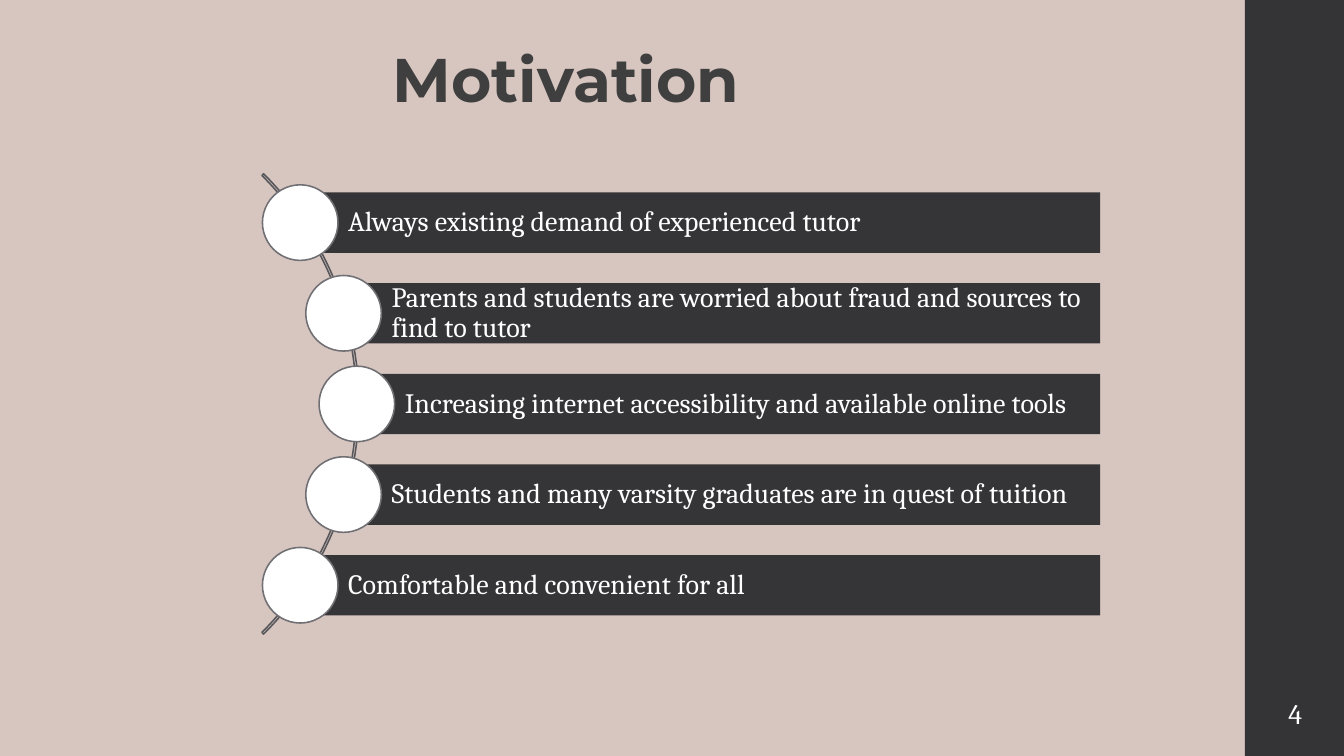
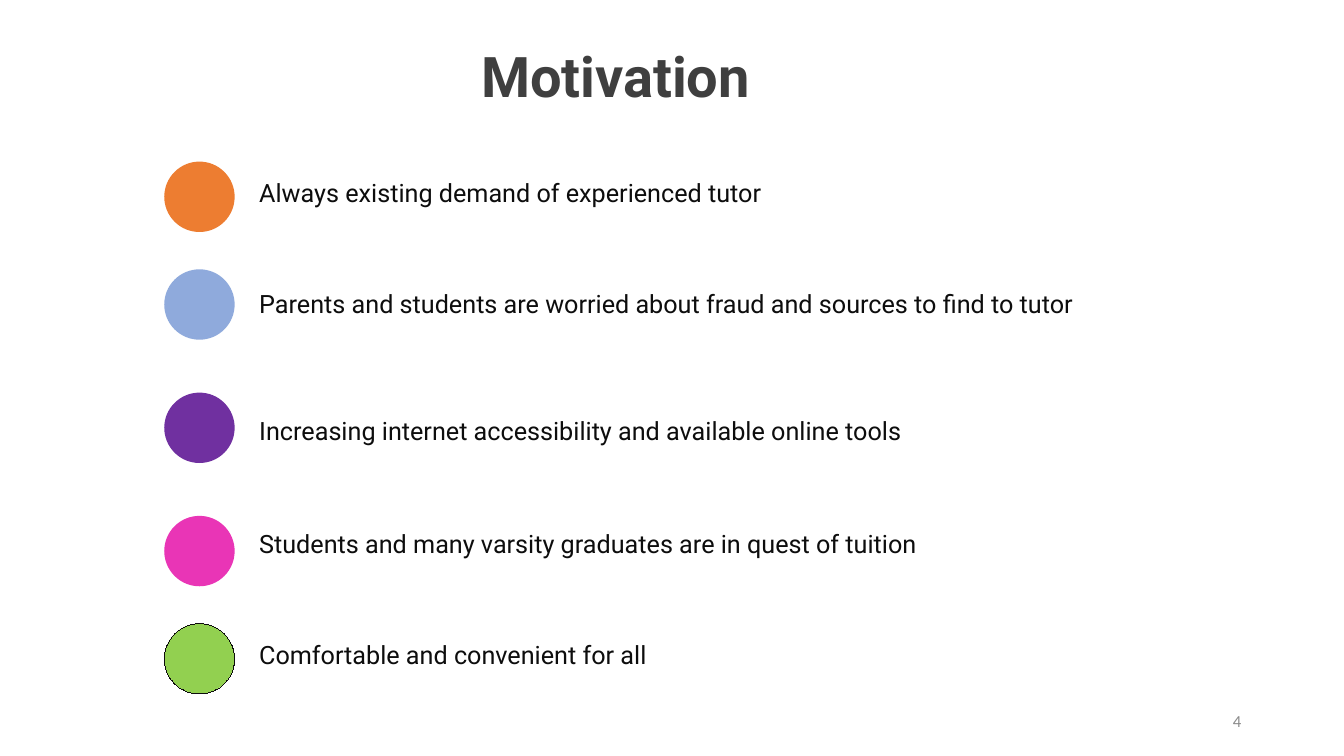
Before and after one commit to rayhanalshorif133/MSCSE-UIU, a slide deck: slide 4 of CSE-6159-SSA/ProTutorBD_OLD.pptx. Drawn at 1344x756 pixels with LibreOffice and Linux fonts; fonts in the diff are those of the drawing. Boxes give left, top, right and bottom in pixels: in the first picture for what was removed or moved away, otherwise in the second. Text is boxed around its words. In the diff, an @@ line names an element or a change of style, - is before the commit and + after.

```diff
--- a/CSE-6159-SSA/ProTutorBD_OLD.pptx
+++ b/CSE-6159-SSA/ProTutorBD_OLD.pptx
@@ background #D7C5BF to #FFFFFF @@
@@ rectangle removed at (1245, 0, 1344, 756) @@
@@ text "Motivation": place and size @@
-text "Motivation" at (393, 53, 739, 103)
+text "Motivation" at (481, 55, 750, 98)
@@ text "Motivation" at (481, 55, 750, 98): size 44 to 40 pt, font Montserrat to Roboto @@
@@ freeform shape added at (150, 147, 250, 247), fill #ED7D31 @@
@@ text "Always existing demand of experienced ...": place and size @@
-text "Always existing demand of experienced ..." at (348, 211, 861, 237)
+text "Always existing demand of experienced ..." at (259, 183, 761, 208)
@@ text "Always existing demand of experienced ..." at (259, 183, 761, 208): size 20 to 18 pt, font Cambria to Roboto, text colour #FFFFFF to #0D0D0D; vertical alignment middle to top @@
@@ freeform shape added at (150, 255, 250, 354), fill #8FAADC @@
@@ text "Parents and students are worried ...": place and size @@
-text "Parents and students are worried ..." at (392, 281, 1080, 338)
+text "Parents and students are worried ..." at (259, 294, 1073, 314)
@@ freeform shape added at (150, 378, 250, 477), fill #7030A0 @@
@@ text "Increasing internet accessibility and available ...": place and size @@
-text "Increasing internet accessibility and available ..." at (405, 393, 1066, 419)
+text "Increasing internet accessibility and available ..." at (259, 421, 901, 446)
@@ freeform shape added at (150, 502, 250, 601), fill #E935B6 @@
@@ text "Students and many varsity graduates ...": place and size @@
-text "Students and many varsity graduates ..." at (392, 483, 1067, 509)
+text "Students and many varsity graduates ..." at (259, 534, 916, 559)
@@ group removed at (0, 79, 1101, 730): 5 rectangles, 5 ellipses, 1 arch (boxed as its full ring) @@
@@ freeform shape added at (150, 609, 250, 709), fill #92D050, outline #0D0D0D 0.75 pt @@
@@ size 20 to 18 pt, font Cambria to Roboto, text colour #FFFFFF to #0D0D0D; line spacing 0.9 to 1; vertical alignment middle to top in 4 elements at (259, 294, 1073, 314), (259, 421, 901, 446), (259, 534, 916, 559), (259, 645, 646, 665) @@
@@ text "Comfortable and convenient for all": place and size @@
-text "Comfortable and convenient for all" at (348, 574, 744, 595)
+text "Comfortable and convenient for all" at (259, 645, 646, 665)
@@ page number: place and size @@
-page number at (1288, 705, 1302, 724)
+page number at (1233, 716, 1241, 727)
@@ page number at (1233, 716, 1241, 727): size 20 to 12 pt, font Cambria to Calibri, text colour #FFFFFF to #8C8C8C; alignment centre to right @@
```
Also in this commit, not shown: 8 other slides changed, 5 slides added, 8 slides removed, 3 other files.
